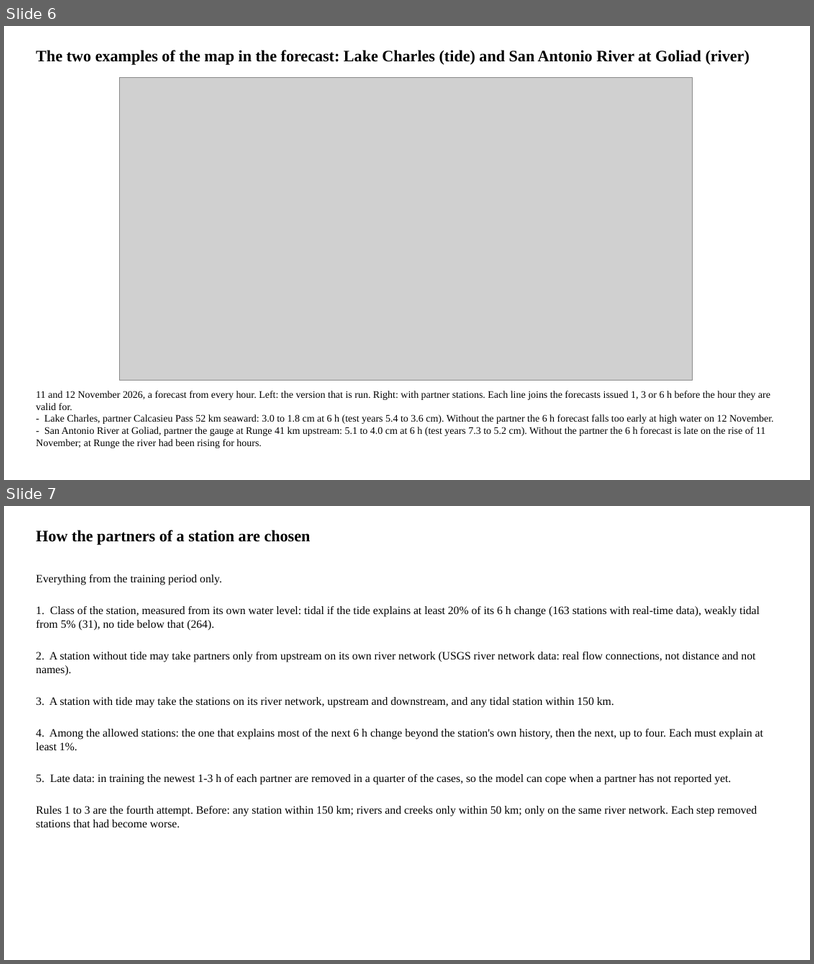
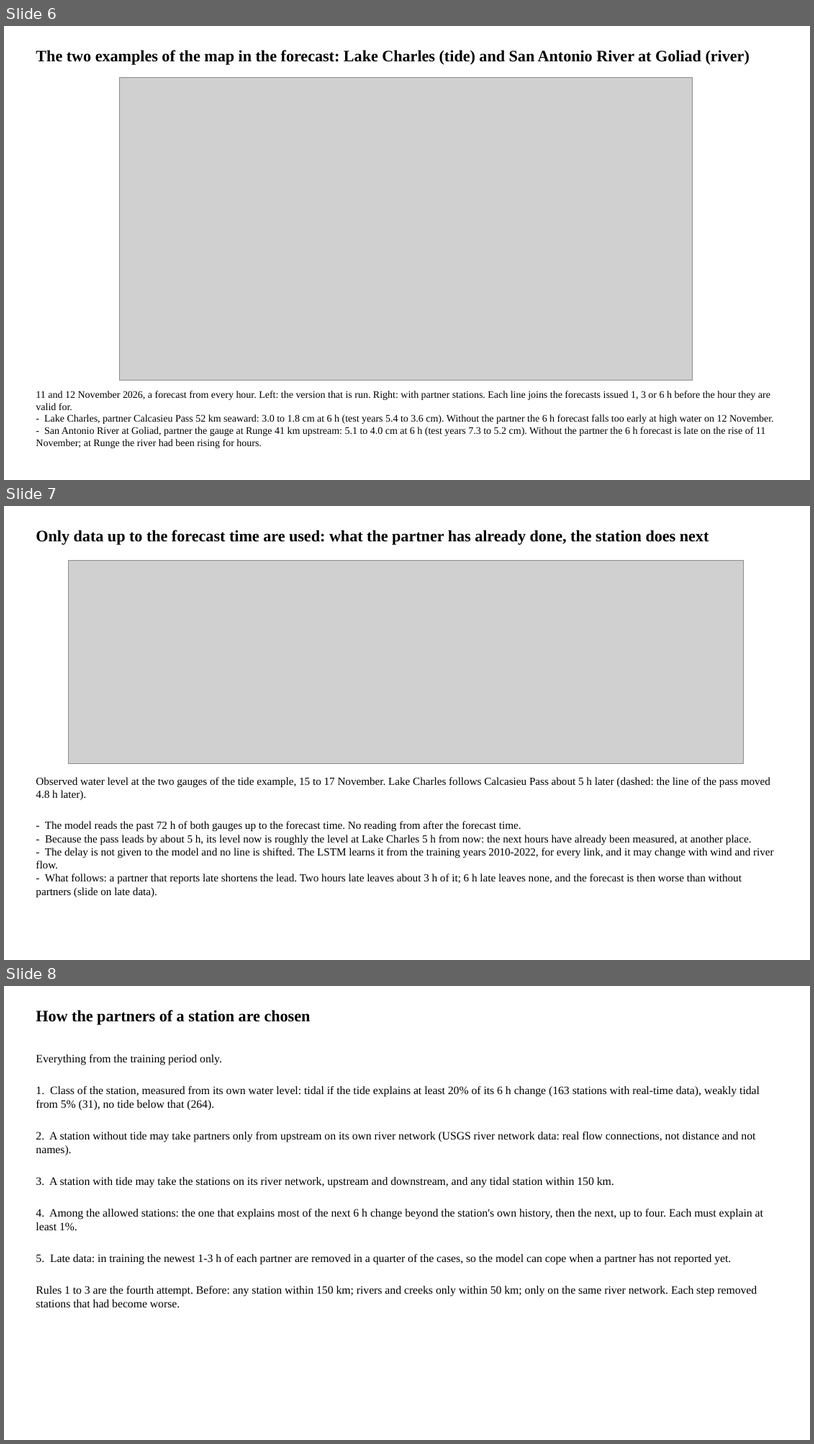
Before and after one commit to LaurenW1997/subdomainLSTM, a slide deck: deliverables/34_since_meeting.pptx. Shown one above the other, each under a label of ours: slides 6 and 7 before the commit, slides 6, 7 and 8 after it. The pictures are 814x964 and 814x1444 pixels, drawn with LibreOffice and Linux fonts; fonts in the diff are those of the drawing; grey boxes stand for pictures. Boxes give left, top, right and bottom in pixels: in the first picture for what was removed or moved away, otherwise in the second. Text is boxed around its words. In the diff, an @@ line names an element or a change of style, - is before the commit and + after.

```diff
--- a/deliverables/34_since_meeting.pptx
+++ b/deliverables/34_since_meeting.pptx
@@ slide 7 added at [4, 506, 810, 960], background #FFFFFF @@
@@ text added at [36, 530, 710, 545], 19 pt, text #000000, bold @@
+Only data up to the forecast time are used: what the partner has already done, the station does next
@@ picture added at [69, 561, 744, 763] @@
@@ text added at [36, 777, 774, 897], 13 pt, text #000000 @@
+Observed water level at the two gauges of the tide example, 15 to 17 November. Lake Charles follows Calcasieu Pass about 5 h later (dashed: the line of the pass moved 4.8 h later).
+- The model reads the past 72 h of both gauges up to the forecast time. No reading from after the forecast time.
+- Because the pass leads by about 5 h, its level now is roughly the level at Lake Charles 5 h from now: the next hours have already been measured, at another place.
+- The delay is not given to the model and no line is shifted. The LSTM learns it from the training years 2010-2022, for every link, and it may change with wind and river flow.
+- What follows: a partner that reports late shortens the lead. Two hours late leaves about 3 h of it; 6 h late leaves none, and the forecast is then worse than without partners (slide on late data).
@@ what was slide 7 is now slide 8 @@
```
Also in this commit, not shown: 1 other file.
